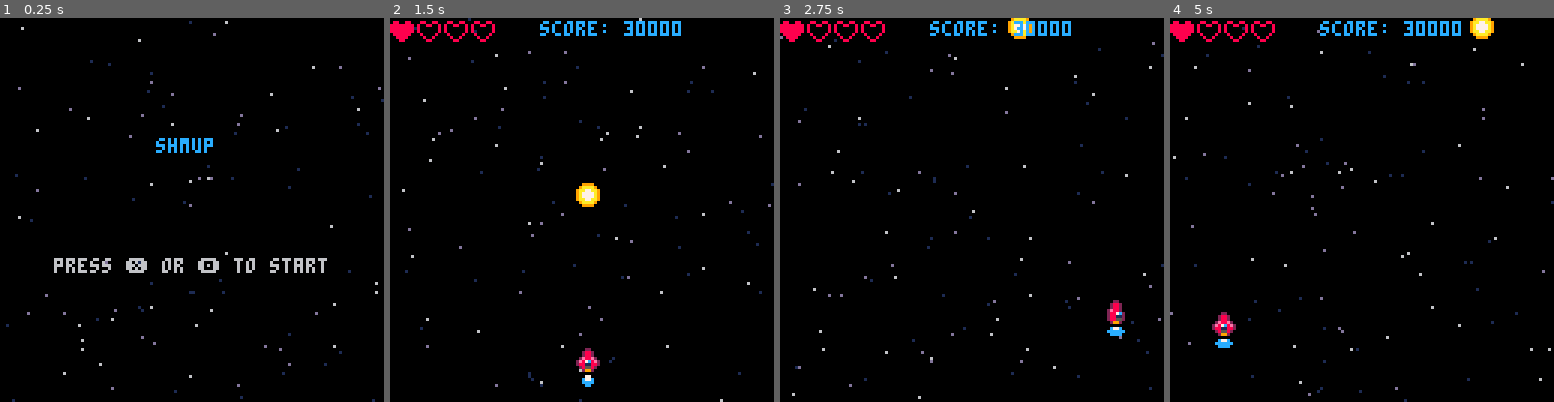
Above: before the commit, frames 1-4 (left to right).
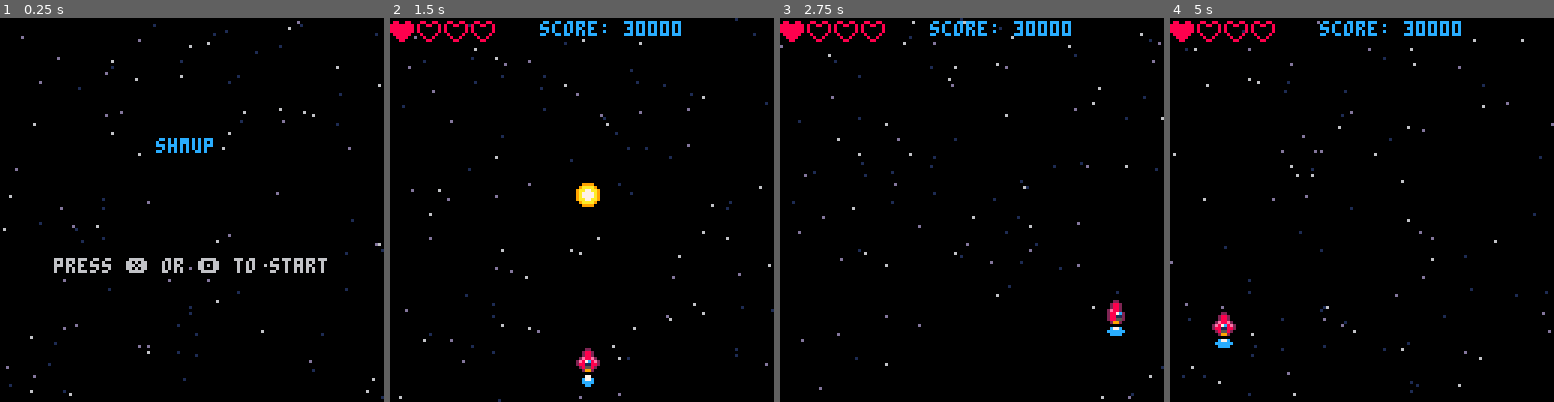
Above: after the commit, the same moments.

Repository: pixelocene/shmup
Game: PICO-8 cartridge shmup.p8
Same seed, same stepped clock (60 frames per second), same inputs: the game is played once before the commit and once after it.
Inputs:
- Up to frame 1 (0.25 s): no input
- Up to frame 2 (1.5 s): tap X (X key) at 0.33, 1.07 s; tap O (Z key) at 0.7 s
- Up to frame 3 (2.75 s): hold Right 1.6-2.1 s; tap O (Z key) at 1.7, 2.1, 2.5 s; tap X (X key) at 1.85 s; hold Up 2.15-2.42 s; hold Right from 2.47 s (still down)
- Up to frame 4 (5 s): tap O (Z key) every 0.4 s from 2.9 to 4.9 s; tap X (X key) at 2.97, 4.08 s; release Right at 3.03 s; hold Left 3.08-3.58 s; hold Down 3.63-3.97 s; hold Right 4.02-4.68 s; hold Up from 4.73 s (still down)

The runs differ from the first frame. In frame 1, 1.2% of the frame differs, in the area x 0-100%, y 0-100%; in frame 2, 1.2%; in frame 3, 1.4%; in frame 4, 1.5%.

Commit message:
:construction: Episode 10

Diff:
--- a/shmup.p8
+++ b/shmup.p8
@@ -2,19 +2,20 @@
 version 38
 __lua__
 -- shmup
--- current episode: 9
+-- current episode: 10
 
 function _init()
 	blinkt=1
 
-	starx={}
-	stary={}
 	stars={}
+	bullets={}
 
 	for i=1,100 do
-		add(starx, rnd(128))
-		add(stary, rnd(128))
-		add(stars, rnd(1.5)+0.5)
+		add(stars, {
+			x=rnd(128),
+			y=rnd(128),
+			s=rnd(1.5)+0.5,
+		})
 	end
 
 	mode="start"
@@ -65,33 +66,35 @@
 -->8
 --tools
 function starfield()
-	for i=1,#starx do
+	for i=1,#stars do
+		local star=stars[i]
 		local col=6
 		local dx=0
 
 		-- custom change: move stars with ship position
 		if shipx~=nil then
-			local dx=(64-shipx)/7
-		end
-
-		if stars[i]<1 then
+			local dx=(64-star.x)/7
+		end
+
+		if star.s<1 then
 			col=1
 			dx=dx/1.5
-		elseif stars[i]<1.5 then
+		elseif star.s<1.5 then
 			col=13
 			dx=dx/2
 		end
 
-		pset(starx[i]+dx,stary[i],col)
+		pset(star.x+dx,star.y,col)
 	end
 end
 
 function animatestars()
-	for i=1,#starx do
-		stary[i]=stary[i]+stars[i]
-		if stary[i]>128 then
-			stary[i]=0
-			starx[i]=rnd(128)
+	for i=1,#stars do
+		local star=stars[i]
+		star.y=star.y+star.s
+		if star.y>128 then
+			star.y=0
+			star.x=rnd(128)
 		end
 	end
 end
@@ -139,8 +142,10 @@
 		shipsy=2
 	end
 	if btnp(❎) then
-		buly=shipy-3
-		bulx=shipx
+		add(bullets,{
+			x=shipx,
+			y=shipy-3,
+		})
 		muzzle=5
 		sfx(0)
 	end
@@ -153,7 +158,17 @@
 		flamespr=5
 	end
 
-	buly=buly-4
+	for i=1,#bullets do
+		local bullet=bullets[i]
+		bullet.y-=4
+	end
+
+	for i=#bullets,1,-1 do
+		local bullet=bullets[i]
+		if bullet.y<0 then
+			del(bullets,bullet)
+		end
+	end
 
 	if muzzle>0 then
 		muzzle=muzzle-2
@@ -203,7 +218,10 @@
 	spr(shipspr,shipx,shipy)
 	spr(flamespr,shipx,shipy+8)
 
-	spr(16,bulx,buly)
+	for i=1,#bullets do
+		local bullet=bullets[i]
+		spr(16,bullet.x,bullet.y)
+	end
 
 	if muzzle>0 then
 		circfill(shipx+4,shipy-1,muzzle,7)
